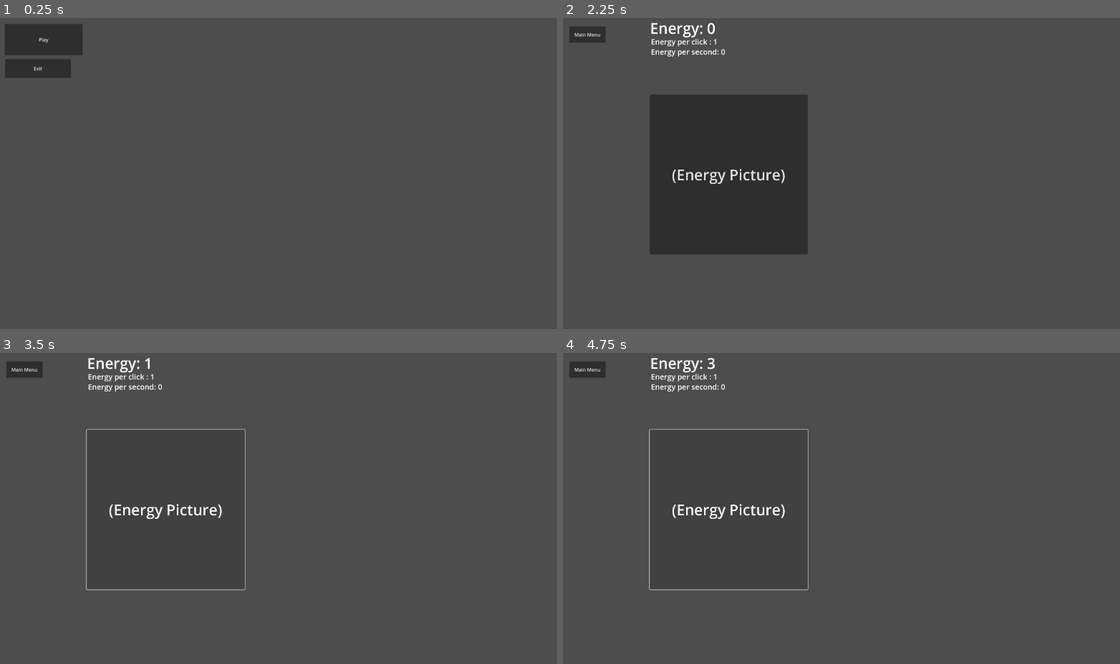
Above: before the commit, frames 1-4 (two rows, left to right).
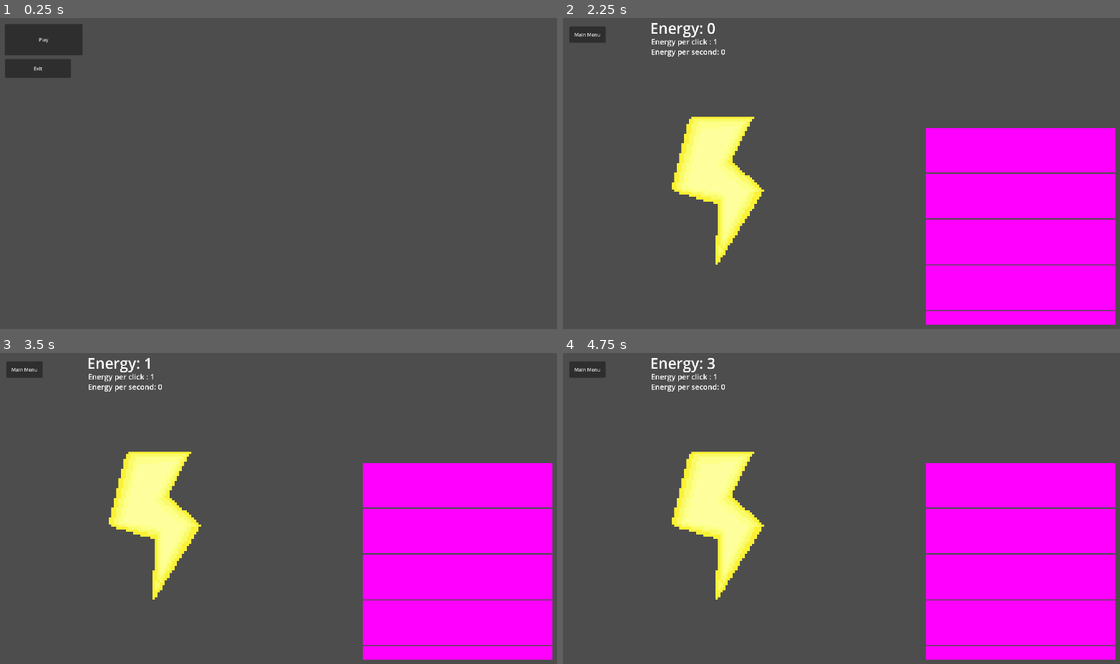
Above: after the commit, the same moments.

Repository: PolishCowPog/TerminOppgave_clicker
Game: Godot game, scene res://Scenes/main_menu.tscn
Two runs of this game, one before a commit and one after it. Both use one fixed random seed, a clock stepped at 60 frames per second and the inputs below.
Inputs (mouse positions are in pixels of both pictures, inside the frame that each line leads up to; where the layout moved, square brackets give the same spot in the first picture):
- Up to frame 1 (0.25 s): no input
- Up to frame 2 (2.25 s): click "Play" at 0.5 s; click "Main Menu" at 1.25 s; click "Play" at 2 s
- Up to frame 3 (3.5 s): click (155, 530) [167, 508] at 2.75 s
- Up to frame 4 (4.75 s): click (718, 530) [730, 508] at 3.5 s; click (718, 530) [730, 508] at 4.25 s

The runs differ from the first frame. In frame 1, less than 0.1% of the frame differs, in the area x 6-9%, y 6-17%; in frame 2, 36%, in the area x 2-100%, y 1-99%; in frame 3, 26%; in frame 4, 26%.

Commit message:
yes
yes dob dob

Diff:
--- a/terminoppgave_clicker/Scenes/game.tscn
+++ b/terminoppgave_clicker/Scenes/game.tscn
@@ -1,6 +1,72 @@
-[gd_scene load_steps=2 format=3 uid="uid://b0ssua4jmjypl"]
+[gd_scene load_steps=15 format=3 uid="uid://b0ssua4jmjypl"]
 
 [ext_resource type="Script" path="res://Scripts/game.gd" id="1_j1ah7"]
+[ext_resource type="Texture2D" uid="uid://bfy16grai8fdt" path="res://Sprites/Energy.png" id="2_paw7q"]
+
+[sub_resource type="StyleBoxEmpty" id="StyleBoxEmpty_w303p"]
+
+[sub_resource type="StyleBoxEmpty" id="StyleBoxEmpty_08hu4"]
+
+[sub_resource type="StyleBoxEmpty" id="StyleBoxEmpty_2ro1j"]
+
+[sub_resource type="StyleBoxEmpty" id="StyleBoxEmpty_36bot"]
+
+[sub_resource type="StyleBoxEmpty" id="StyleBoxEmpty_ooum5"]
+
+[sub_resource type="StyleBoxEmpty" id="StyleBoxEmpty_wkku2"]
+
+[sub_resource type="Theme" id="Theme_xwnpj"]
+VScrollBar/styles/grabber = SubResource("StyleBoxEmpty_08hu4")
+VScrollBar/styles/grabber_highlight = SubResource("StyleBoxEmpty_2ro1j")
+VScrollBar/styles/grabber_pressed = SubResource("StyleBoxEmpty_36bot")
+VScrollBar/styles/scroll = SubResource("StyleBoxEmpty_ooum5")
+VScrollBar/styles/scroll_focus = SubResource("StyleBoxEmpty_wkku2")
+
+[sub_resource type="PlaceholderTexture2D" id="PlaceholderTexture2D_6vq2y"]
+size = Vector2(1, 150)
+
+[sub_resource type="Animation" id="Animation_hferb"]
+resource_name = "energy_anim"
+length = 5.0
+loop_mode = 2
+
+[sub_resource type="Animation" id="Animation_ts5x3"]
+length = 0.001
+tracks/0/type = "value"
+tracks/0/imported = false
+tracks/0/enabled = true
+tracks/0/path = NodePath("Energy_button:size")
+tracks/0/interp = 1
+tracks/0/loop_wrap = true
+tracks/0/keys = {
+"times": PackedFloat32Array(0),
+"transitions": PackedFloat32Array(1),
+"update": 0,
+"values": [Vector2(530, 530)]
+}
+
+[sub_resource type="Animation" id="Animation_vv1an"]
+resource_name = "energy_click_anim"
+length = 0.1
+tracks/0/type = "value"
+tracks/0/imported = false
+tracks/0/enabled = true
+tracks/0/path = NodePath("Energy_button:size")
+tracks/0/interp = 1
+tracks/0/loop_wrap = true
+tracks/0/keys = {
+"times": PackedFloat32Array(0, 0.0501068, 0.1),
+"transitions": PackedFloat32Array(1, 1, 1),
+"update": 0,
+"values": [Vector2(530, 530), Vector2(550, 550), Vector2(530, 530)]
+}
+
+[sub_resource type="AnimationLibrary" id="AnimationLibrary_wulgm"]
+_data = {
+"RESET": SubResource("Animation_ts5x3"),
+"energy_anim": SubResource("Animation_hferb"),
+"energy_click_anim": SubResource("Animation_vv1an")
+}
 
 [node name="Game" type="Node2D"]
 script = ExtResource("1_j1ah7")
@@ -13,12 +79,18 @@
 text = "Main Menu"
 
 [node name="Energy_button" type="Button" parent="."]
-offset_left = 308.0
-offset_top = 268.0
-offset_right = 838.0
-offset_bottom = 805.0
+offset_left = 272.0
+offset_top = 338.0
+offset_right = 802.0
+offset_bottom = 868.0
+pivot_offset = Vector2(265, 265)
+mouse_default_cursor_shape = 2
+theme_override_colors/icon_disabled_color = Color(0, 0, 0, 1)
 theme_override_font_sizes/font_size = 50
-text = "(Energy Picture)"
+theme_override_styles/focus = SubResource("StyleBoxEmpty_w303p")
+icon = ExtResource("2_paw7q")
+flat = true
+expand_icon = true
 
 [node name="Show_Energy" type="Label" parent="."]
 offset_left = 309.0
@@ -44,5 +116,62 @@
 theme_override_font_sizes/font_size = 25
 text = "Energy per second: 0"
 
+[node name="Upgrade_UI" type="Control" parent="."]
+layout_mode = 3
+anchors_preset = 0
+offset_right = 40.0
+offset_bottom = 40.0
+
+[node name="ScrollContainer" type="ScrollContainer" parent="Upgrade_UI"]
+layout_mode = 0
+offset_left = 1234.0
+offset_top = 380.0
+offset_right = 1871.0
+offset_bottom = 1042.0
+theme = SubResource("Theme_xwnpj")
+
+[node name="VBoxContainer" type="VBoxContainer" parent="Upgrade_UI/ScrollContainer"]
+layout_mode = 2
+size_flags_horizontal = 3
+size_flags_vertical = 3
+
+[node name="TextureRect" type="TextureRect" parent="Upgrade_UI/ScrollContainer/VBoxContainer"]
+layout_mode = 2
+texture = SubResource("PlaceholderTexture2D_6vq2y")
+
+[node name="TextureRect2" type="TextureRect" parent="Upgrade_UI/ScrollContainer/VBoxContainer"]
+layout_mode = 2
+texture = SubResource("PlaceholderTexture2D_6vq2y")
+
+[node name="TextureRect3" type="TextureRect" parent="Upgrade_UI/ScrollContainer/VBoxContainer"]
+layout_mode = 2
+texture = SubResource("PlaceholderTexture2D_6vq2y")
+
+[node name="TextureRect4" type="TextureRect" parent="Upgrade_UI/ScrollContainer/VBoxContainer"]
+layout_mode = 2
+texture = SubResource("PlaceholderTexture2D_6vq2y")
+
+[node name="TextureRect5" type="TextureRect" parent="Upgrade_UI/ScrollContainer/VBoxContainer"]
+layout_mode = 2
+texture = SubResource("PlaceholderTexture2D_6vq2y")
+
+[node name="TextureRect6" type="TextureRect" parent="Upgrade_UI/ScrollContainer/VBoxContainer"]
+layout_mode = 2
+texture = SubResource("PlaceholderTexture2D_6vq2y")
+
+[node name="TextureRect7" type="TextureRect" parent="Upgrade_UI/ScrollContainer/VBoxContainer"]
+layout_mode = 2
+texture = SubResource("PlaceholderTexture2D_6vq2y")
+
+[node name="TextureRect8" type="TextureRect" parent="Upgrade_UI/ScrollContainer/VBoxContainer"]
+layout_mode = 2
+texture = SubResource("PlaceholderTexture2D_6vq2y")
+
+[node name="AnimationPlayer" type="AnimationPlayer" parent="."]
+libraries = {
+"": SubResource("AnimationLibrary_wulgm")
+}
+autoplay = "energy_anim"
+
 [connection signal="pressed" from="Button" to="." method="_on_button_pressed"]
 [connection signal="pressed" from="Energy_button" to="." method="_on_energy_button_pressed"]
--- /dev/null
+++ b/terminoppgave_clicker/Scenes/game_menu.tscn
@@ -0,0 +1,3 @@
+[gd_scene format=3 uid="uid://jtw67nomsnew"]
+
+[node name="Game_Menu" type="Node2D"]
--- a/terminoppgave_clicker/Scripts/game.gd
+++ b/terminoppgave_clicker/Scripts/game.gd
@@ -3,7 +3,8 @@
 @onready var show_energy: Label = $Show_Energy
 @onready var show_epc: Label = $Show_EPC
 @onready var show_eps: Label = $Show_EPS
-
+@onready var energy_button: Button = $Energy_button
+@onready var animation_player: AnimationPlayer = $AnimationPlayer
 
 var save_path = "user://Energy_Clicker.save"
 
@@ -26,6 +27,7 @@
 
 func _on_energy_button_pressed() -> void:
 	Global.energy += Global.energy_per_click
+	animation_player.play("energy_click_anim")
 	save()
 
 func save():
--- a/terminoppgave_clicker/project.godot
+++ b/terminoppgave_clicker/project.godot
@@ -25,3 +25,11 @@
 window/size/viewport_width=1920
 window/size/viewport_height=1080
 window/size/mode=3
+
+[input_devices]
+
+pointing/emulate_touch_from_mouse=true
+
+[rendering]
+
+textures/canvas_textures/default_texture_filter=0
Binary file added: terminoppgave_clicker/Sprites/Energy.png
Not shown, added: terminoppgave_clicker/Sprites/Energy.png.import
Not shown, changed: terminoppgave_clicker/export_presets.cfg
